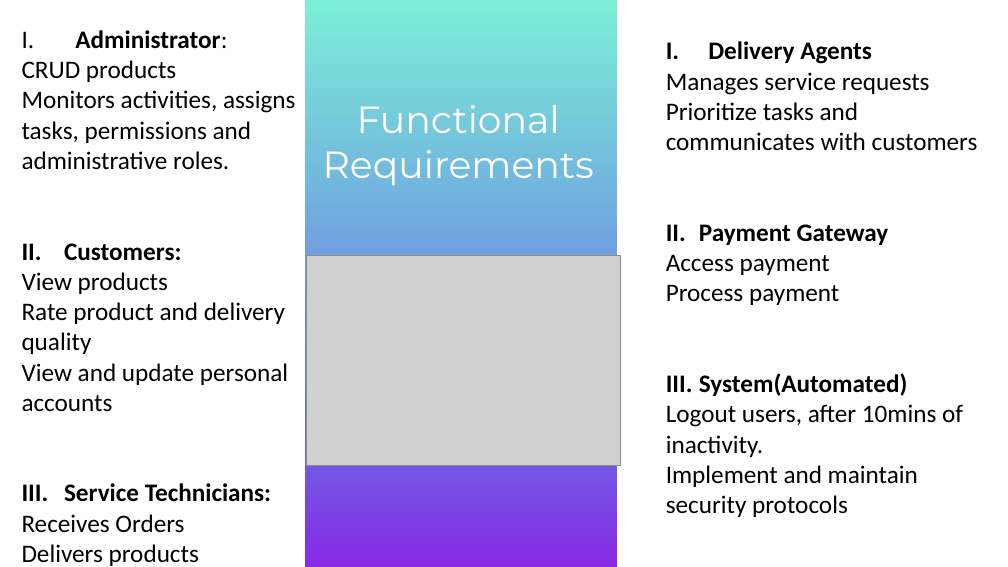
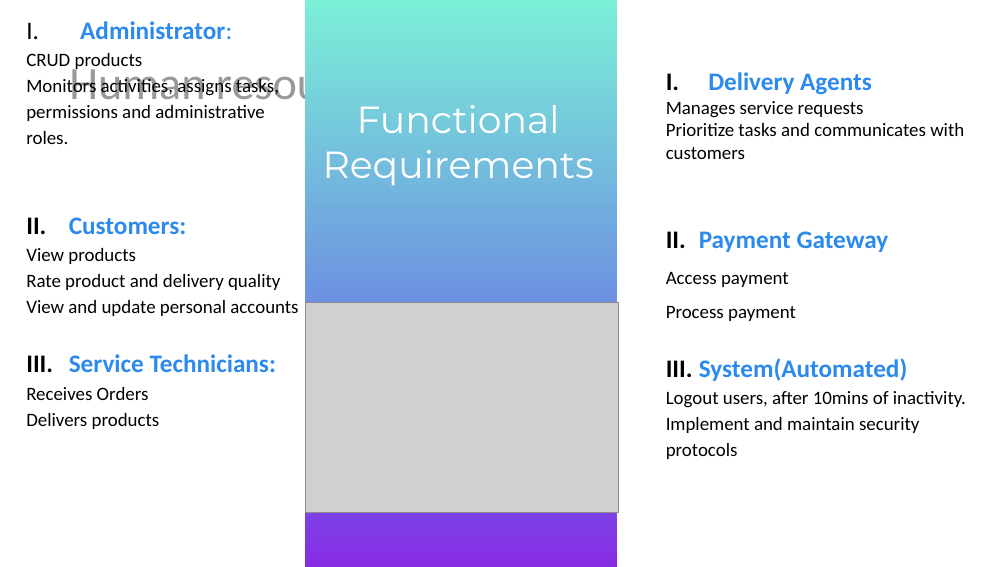
Before and after one commit to clintjeff2/webmet-plus-LANDMARK, a slide deck: slide 6 of Comuter materials.pptx. Drawn at 1008x567 pixels with LibreOffice and Linux fonts; fonts in the diff are those of the drawing; grey boxes stand for pictures; background and template pictures are left out. Boxes give left, top, right and bottom in pixels: in the first picture for what was removed or moved away, otherwise in the second. Text is boxed around its words. In the diff, an @@ line names an element or a change of style, - is before the commit and + after.

```diff
--- a/Comuter materials.pptx
+++ b/Comuter materials.pptx
@@ text "Administrator:": place and size @@
-text "Administrator:" at (22, 30, 295, 566)
+text "Administrator:" at (26, 21, 298, 429)
@@ text "Administrator:" at (26, 21, 298, 429): text colour #000000 to #2C8AEF in "Administrator:", "Customers:", "Service Technicians:"; size 24 to 18 pt in "CRUD products", "Monitors activities, assigns tasks, permissions and administ ...", "View products", "Rate product and delivery quality" and 3 more places; line spacing 1 to 1.15; alignment left to justified @@
@@ text "Delivery Agents" at (666, 72, 966, 459): text colour #000000 to #2C8AEF in "Delivery Agents", "Payment Gateway", "System(Automated)"; size 24 to 18 pt in "Manages service requests", "Prioritize tasks and communicates with customers", "Access payment", "Process payment" and 2 more places; line spacing 1 to 1.5; line spacing 1 to 1.15 @@
@@ title added at (69, 61, 494, 111), 44 pt, text #000000 @@
+Human resources slide 3
@@ picture: place and size @@
-picture at (307, 256, 621, 466)
+picture at (306, 302, 619, 513)
```
Also in this commit, not shown: 14 other slides changed.
